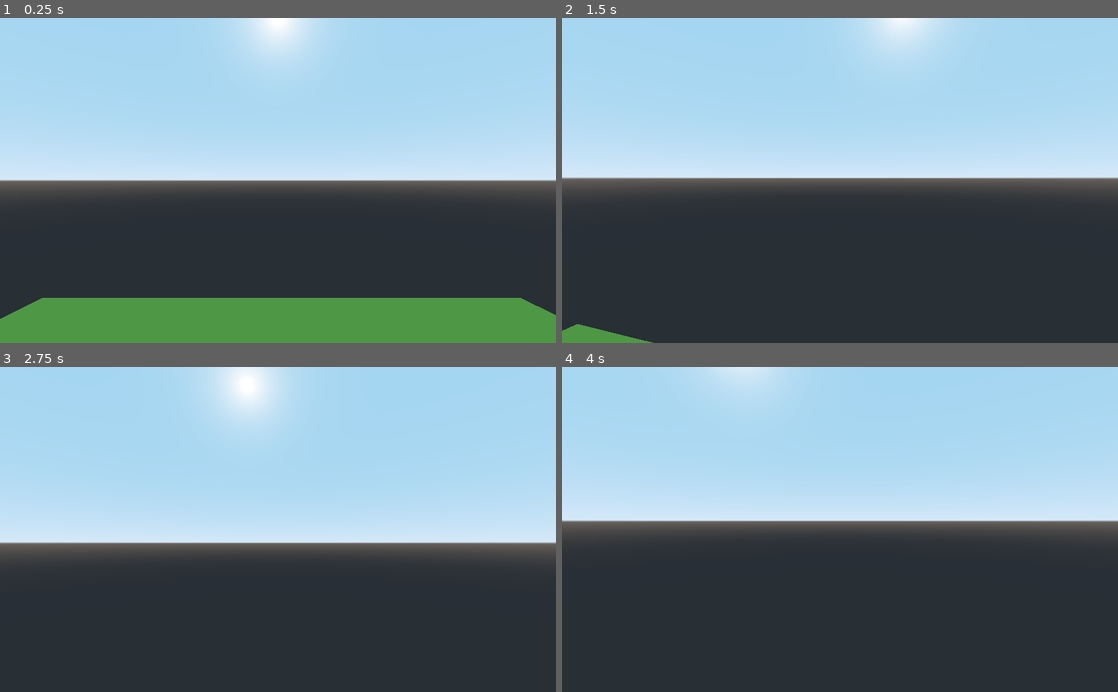
Above: before the commit, frames 1-4 (two rows, left to right).
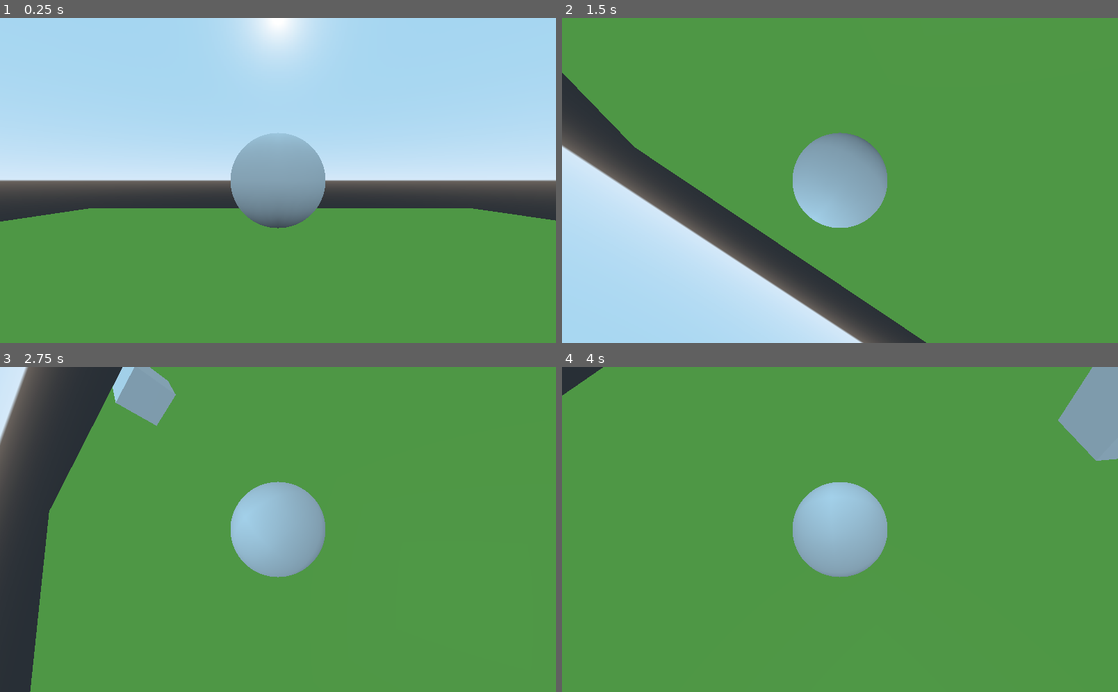
Above: after the commit, the same moments.

Repository: jacksonelfersbd0/sp4
Game: Godot game, scene res://Main.tscn
Same seed, same stepped clock (60 frames per second), same inputs: the game is played once before the commit and once after it.
Inputs (mouse positions are in pixels of both pictures, inside the frame that each line leads up to):
- Up to frame 1 (0.25 s): no input
- Up to frame 2 (1.5 s): move the mouse to (867, 180) at 0.52 s; hold Up (ui_up) from 0.53 s (still down); move the mouse to (812, 180) at 1.27 s
- Up to frame 3 (2.75 s): keep holding Up (ui_up); move the mouse to (289, 523) at 2.02 s
- Up to frame 4 (4 s): keep holding Up (ui_up); move the mouse to (834, 536) at 2.77 s; move the mouse to (878, 532) at 3.52 s

The runs differ from the first frame. In frame 1, 31% of the frame differs, in the area x 0-100%, y 35-93%; in frame 2, 96%; in frame 3, 97%; in frame 4, 100%, in the area x 0-100%, y 0-100%.

Commit message:
add: proper controls minus stationary camera

Diff:
--- /dev/null
+++ b/src/CameraHolder.gd
@@ -0,0 +1,33 @@
+extends Spatial
+
+# Mouse sensitivity and limits for rotation
+var sensitivity = 0.5
+var min_pitch = -45.0
+var max_pitch = 45.0
+
+# Yaw and pitch values for the camera
+var yaw = 0.0
+var pitch = 0.0
+
+# Reference to the camera
+onready var camera = $CameraHolder/Camera
+
+func _ready():
+	# Hide the mouse cursor for free movement
+	Input.set_mouse_mode(Input.MOUSE_MODE_CAPTURED)
+
+func _input(event):
+	# Check if the event is a mouse motion event
+	if event is InputEventMouseMotion:
+		# Get the mouse delta
+		var mouse_delta = event.relative
+
+		# Rotate based on mouse delta
+		yaw -= mouse_delta.x * sensitivity
+		pitch -= mouse_delta.y * sensitivity
+
+		# Clamp pitch to avoid flipping
+		pitch = clamp(pitch, min_pitch, max_pitch)
+
+		# Apply rotation to the camera holder
+		rotation_degrees = Vector3(pitch, yaw, 0)
--- /dev/null
+++ b/src/KinematicBody.gd
@@ -0,0 +1,35 @@
+extends RigidBody
+
+# Movement speed
+var speed = 10.0
+var rotation_sense = 1.0 # Adjust to reverse direction if needed
+
+# Reference to the camera and its holder
+onready var camera_holder = $CameraHolder
+onready var camera = camera_holder.get_node("Camera")
+
+# Vector to move the ball
+var velocity = Vector3()
+
+#func _ready():
+	# Set the rigid body mode to "Character" to simulate a more controlled ball movement
+	#mode = RigidBody.MODE_KINEMATIC
+
+func _process(delta):
+	# Get the camera's forward direction and right direction
+	var forward = -camera.global_transform.basis.z.normalized()  # Negative Z is forward
+	var right = camera.global_transform.basis.x.normalized()    # X is right
+
+	# Get input from the player
+	var move_dir = Vector3.ZERO
+	if Input.is_action_pressed("ui_up"):
+		move_dir += forward
+	if Input.is_action_pressed("ui_down"):
+		move_dir -= forward
+	if Input.is_action_pressed("ui_left"):
+		move_dir -= right
+	if Input.is_action_pressed("ui_right"):
+		move_dir += right
+
+	# Apply movement using forces
+	add_force(move_dir.normalized() * speed, Vector3.ZERO)
--- a/src/Main.tscn
+++ b/src/Main.tscn
@@ -1,8 +1,13 @@
-[gd_scene load_steps=4 format=2]
+[gd_scene load_steps=7 format=2]
 
 [ext_resource path="res://Floor.tscn" type="PackedScene" id=1]
-[ext_resource path="res://Camera.gd" type="Script" id=2]
+[ext_resource path="res://KinematicBody.gd" type="Script" id=2]
+[ext_resource path="res://CameraHolder.gd" type="Script" id=3]
 [ext_resource path="res://Box.tscn" type="PackedScene" id=4]
+
+[sub_resource type="SphereMesh" id=1]
+
+[sub_resource type="SphereShape" id=2]
 
 [node name="Spatial" type="Spatial"]
 
@@ -12,7 +17,18 @@
 [node name="Spatial" parent="." instance=ExtResource( 4 )]
 transform = Transform( 1, 0, 0, 0, 1, 0, 0, 0, 1, -0.110444, 6.24944, 8.41373 )
 
-[node name="Camera" type="Camera" parent="."]
-transform = Transform( 1, 0, 0, 0, 1, 0, 0, 0, 1, 0, 9.63973, 0 )
-current = true
+[node name="RigidBody" type="RigidBody" parent="."]
+transform = Transform( 1, 0, 0, 0, 1, 0, 0, 0, 1, 0, 2.97863, 0 )
 script = ExtResource( 2 )
+
+[node name="MeshInstance" type="MeshInstance" parent="RigidBody"]
+mesh = SubResource( 1 )
+
+[node name="CollisionShape" type="CollisionShape" parent="RigidBody"]
+shape = SubResource( 2 )
+
+[node name="CameraHolder" type="Spatial" parent="RigidBody"]
+script = ExtResource( 3 )
+
+[node name="Camera" type="Camera" parent="RigidBody/CameraHolder"]
+transform = Transform( 1, 0, 0, 0, 1, 0, 0, 0, 1, 0, 0, 4.97854 )
